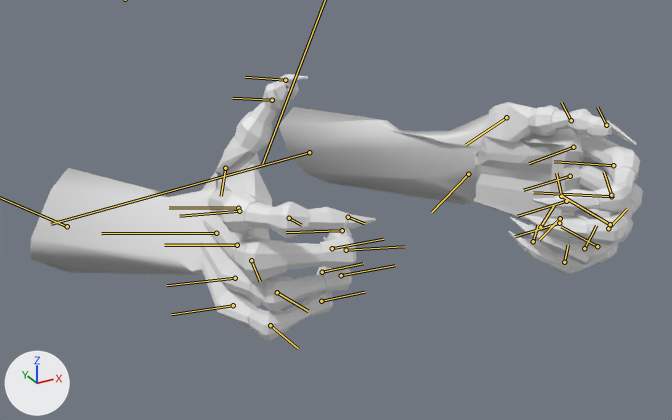
The FBX model Assets/NewAnimations/Hands/pick up.fbx: old version first, new version second.
The view is the same before and after, from a 50 mm lens placed at (-0.425, -0.303, 0.142), pointed at (-0.191, 0.122, -0.071). Arrows for +X, +Y and +Z are at lower left; the lights stay in place. Both versions are drawn at frame 20 of the action 'Take 001'; the numbers are the values there. The bones that bend it are drawn over the model as lines.

Objects in the first picture: 'L', 'R'.
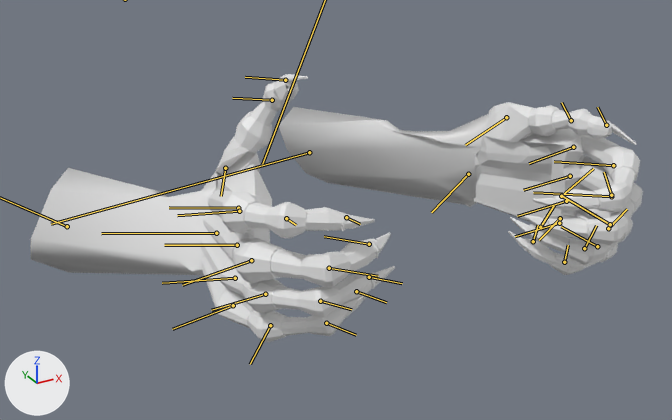
Where the change shows, as pixel boxes (x1, y1, x2, y2) in the pictures (672 x 420 px):
```json
{"object": "R", "change": "posed", "before": [31, 74, 376, 341], "after": [31, 74, 395, 342]}
{"bone": "joint27", "before": "(251, 260) to (260, 281)", "after": "(251, 260) to (182, 285)"}
{"bone": "bezim1", "before": "(235, 278) to (167, 285)", "after": "(235, 278) to (162, 283)"}
{"bone": "joint33", "before": "(277, 292) to (308, 311)", "after": "(265, 294) to (211, 310)"}
{"bone": "miz1", "before": "(233, 305) to (171, 314)", "after": "(233, 305) to (172, 329)"}
{"bone": "joint36", "before": "(270, 325) to (298, 348)", "after": "(270, 325) to (250, 364)"}
```

Edits to the scene script, one JSON object a line:
```json
{"block": "bone_joint27", "where": "bone_joint27 = bpy.data.objects['joints'].pose.bones['joint27']  # child of 'spedn1'"}
{"op": "set", "path": "bone_joint27.rotation_quaternion", "old": "(0.75, 0.052, 0.042, -0.658)", "new": "(0.946, 0.072, 0.012, -0.317)", "note": "degrees (1, 8, -82) -> degrees (7, 4, -37)"}
{"block": "bone_bezim1", "where": "bone_bezim1 = bpy.data.objects['joints'].pose.bones['bezim1']  # child of 'R_zapyast'"}
{"op": "set", "path": "bone_bezim1.rotation_quaternion", "old": "(0.992, 0.005, 0.037, -0.123)", "new": "(0.998, 0.008, 0.037, -0.044)", "note": "degrees (0, 4, -14) -> degrees (1, 4, -5)"}
{"block": "bone_joint33", "where": "bone_joint33 = bpy.data.objects['joints'].pose.bones['joint33']  # child of 'bezim1'"}
{"op": "set", "path": "bone_joint33.rotation_quaternion", "old": "(0.763, 0.058, 0.072, -0.64)", "new": "(0.98, 0.035, 0.045, -0.19)", "note": "degrees (0, 11, -80) -> degrees (3, 6, -22)"}
{"block": "bone_miz1", "where": "bone_miz1 = bpy.data.objects['joints'].pose.bones['miz1']  # child of 'R_zapyast'"}
{"op": "set", "path": "bone_miz1.rotation_quaternion", "old": "(0.992, 0.002, 0.017, -0.125)", "new": "(0.986, 0.11, 0.003, -0.126)", "note": "degrees (0, 2, -14) -> degrees (12, 2, -14)"}
{"block": "bone_joint36", "where": "bone_joint36 = bpy.data.objects['joints'].pose.bones['joint36']  # child of 'miz1'"}
{"op": "set", "path": "bone_joint36.rotation_quaternion", "old": "(0.739, 0.125, 0.131, -0.649)", "new": "(0.947, 0.093, 0.039, -0.306)", "note": "degrees (1, 21, -82) -> degrees (9, 7, -35)"}
```
